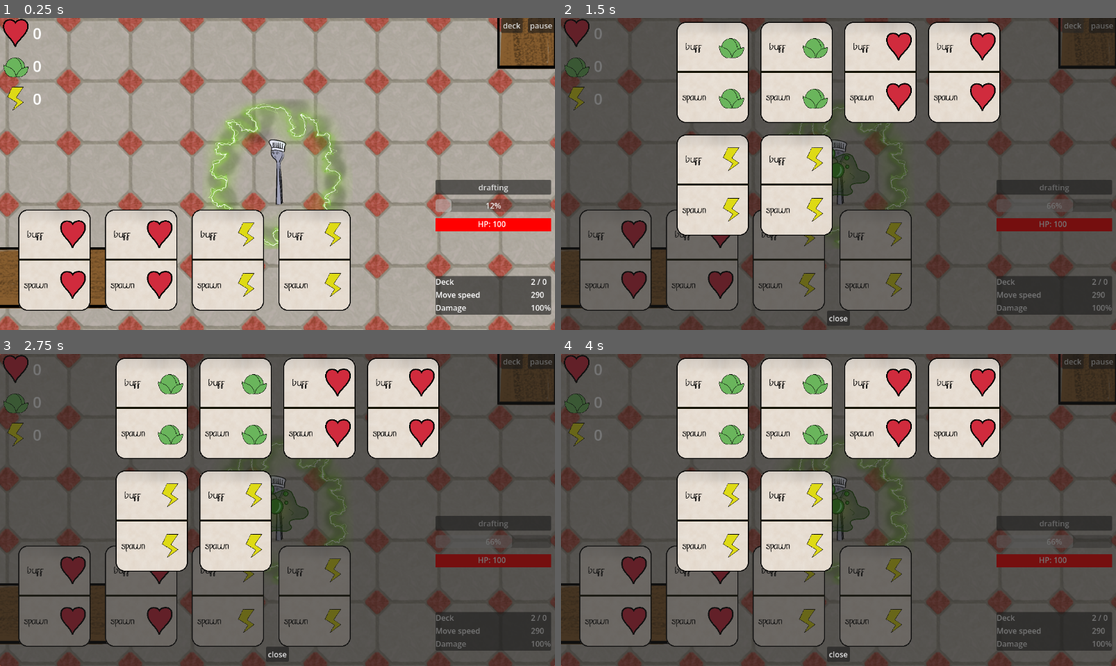
Above: before the commit, frames 1-4 (two rows, left to right).
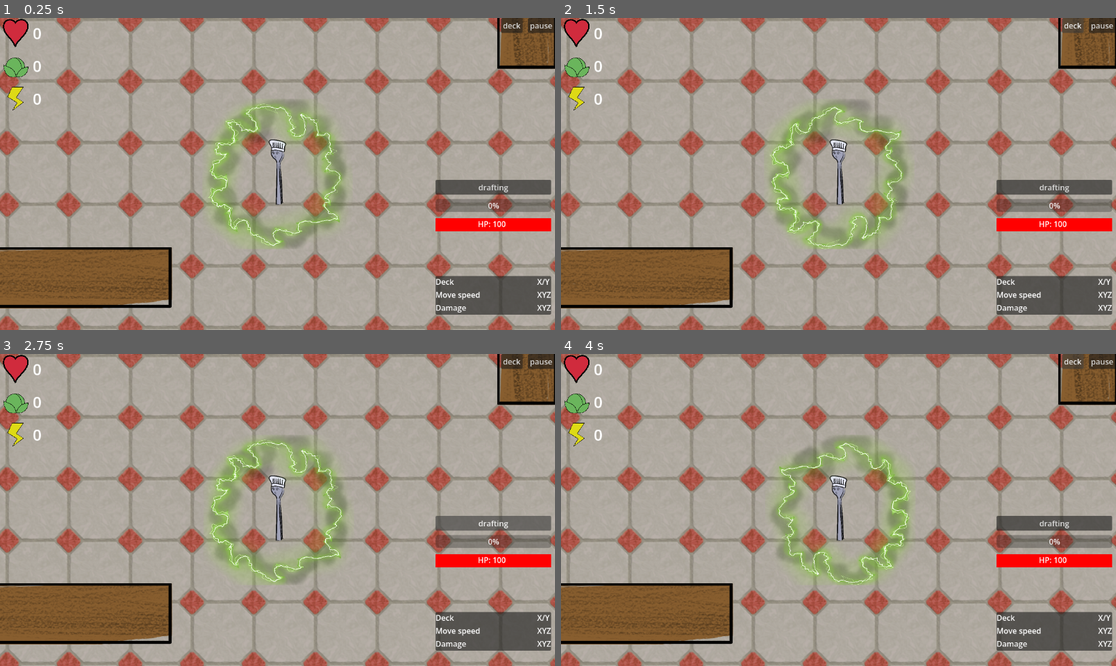
Above: after the commit, the same moments.

Repository: Lobbsterwaffles/Brocci
Game: Godot game, scene res://rootly.tscn
Two runs of this game, one before a commit and one after it. Both use one fixed random seed, a clock stepped at 60 frames per second and the inputs below.
Inputs (mouse positions are in pixels of both pictures, inside the frame that each line leads up to):
- Up to frame 1 (0.25 s): no input
- Up to frame 2 (1.5 s): click (616, 261) at 0.52 s; click "deck" at 1.25 s
- Up to frame 3 (2.75 s): click (493, 522) at 2 s, where only the run after the commit has a clickable "drafting"
- Up to frame 4 (4 s): click (710, 407) at 2.77 s; click (1071, 360) at 3.5 s, where only the run after the commit has a clickable "deck"

The runs differ from the first frame. In frame 1, 17% of the frame differs, in the area x 3-100%, y 57-94%; in frame 2, 99%; in frame 3, 99%; in frame 4, 99%, in the area x 0-100%, y 0-100%.
Error after the commit: Parse Error: Expected closing "]" after array elements. (res://rootly.gd:23)

Commit message:
wipptrai

Diff:
--- a/lemon_enemy.gd
+++ b/lemon_enemy.gd
@@ -1,6 +1,10 @@
 extends Enemy
 
 @export var extrapolate = 1
+
+func _ready():
+	super()
+
 
 func _physics_process(delta):
 	var pt = ref_player.position + extrapolate * ref_player.velocity
--- a/lemon_enemy.tscn
+++ b/lemon_enemy.tscn
@@ -81,3 +81,6 @@
 points = PackedVector2Array(5, -8, 21, -24, 37, -8, 21, 8, 5, -8)
 width = 2.0
 end_cap_mode = 1
+
+[node name="weapon_timer" type="Timer" parent="." unique_id=469354675]
+unique_name_in_owner = true
--- a/rootly.gd
+++ b/rootly.gd
@@ -17,6 +17,21 @@
 var ref_lbl_dmg
 var HAND_CARDS = 4
 
+var xp_total = 0
+var player_level = 0
+var xp_req = [
+	5
+	10
+	20
+	30
+	40
+	50
+]
+
+
+var enemy_hp_bonus = 0
+var enemy_dmg_mult = 1
+var enemy_ms_mult = 1
 
 func spawn_xporb(pos, scn, on_pickup):
 	var xporb = scn_xporb.instantiate()
@@ -33,32 +48,6 @@
 		e.die.connect(func(pos): spawn_xporb(pos, scn, xporb_effect))
 		add_child(e)
 
-class PoisonTrail:
-	var i = 0
-	var n = 10
-	var pts = []
-	var last = null
-	var scnp = preload("res://poison.tscn")
-
-	func emit(pos):
-		var b = scnp.instantiate()
-		b.position = pos
-
-		if last != null  and last.distance_to(pos) < 30:
-			return null
-
-		var r
-		if i < n:
-			r = b
-			pts.append(b)
-		else:
-			r = null
-			pts[i % n].position = pos
-
-		last = pos
-		i += 1
-		return r
-
 var ptrail
 
 var my_deck = []
@@ -81,6 +70,7 @@
 
 	%Player.get_node("pickup").area_entered.connect(
 		func(oa):
+			xp_total += 1
 			oa.pickup.emit()
 			oa.queue_free()
 	)
@@ -219,10 +209,10 @@
 	get_tree().paused = false
 
 func do_card_effects(card):
-	do_effect_row(card.top_cat, card.top_color)
-	do_effect_row(card.bot_cat, card.bot_color)
-
-func do_effect_row(cat, color):
+	player_effect_row(card.top_cat, card.top_color)
+	enemy_effect_row(card.bot_cat, card.bot_color)
+
+func player_effect_row(cat, color):
 	match [cat, color]:
 		[Library.CardCategory.GAIN, Library.CardColor.RED]: gain_max_hp(10)
 		[Library.CardCategory.GAIN, Library.CardColor.GREEN]: gain_max_hp(10)
@@ -232,6 +222,15 @@
 		[Library.CardCategory.BUFF, Library.CardColor.GREEN]: buff_player_dmg(1.05, 5)
 		[Library.CardCategory.BUFF, Library.CardColor.YELLOW]: buff_player_ms(1.15, 5)
 
+		_:
+			print("?? CARD")
+
+func enemy_effect_row(cat, color):
+	match [cat, color]:
+		[Library.CardCategory.GAIN, Library.CardColor.RED]: enemy_hp_bonus += 10
+		[Library.CardCategory.GAIN, Library.CardColor.GREEN]: enemy_dmg_mult += 1.05
+		[Library.CardCategory.GAIN, Library.CardColor.YELLOW]: enemy_ms_mult += 1.05
+
 		[Library.CardCategory.SPAWN, Library.CardColor.RED]: spawn_enemy_ring(2, scn_other_enemy, func(): %Player.gain_hearts(1))
 		[Library.CardCategory.SPAWN, Library.CardColor.GREEN]: spawn_enemy_ring(2, scn_enemy, func(): %Player.gain_cabbage(1))
 		[Library.CardCategory.SPAWN, Library.CardColor.YELLOW]: spawn_enemy_ring(2, scn_lemon_enemy, func(): %Player.gain_lightning(1))
